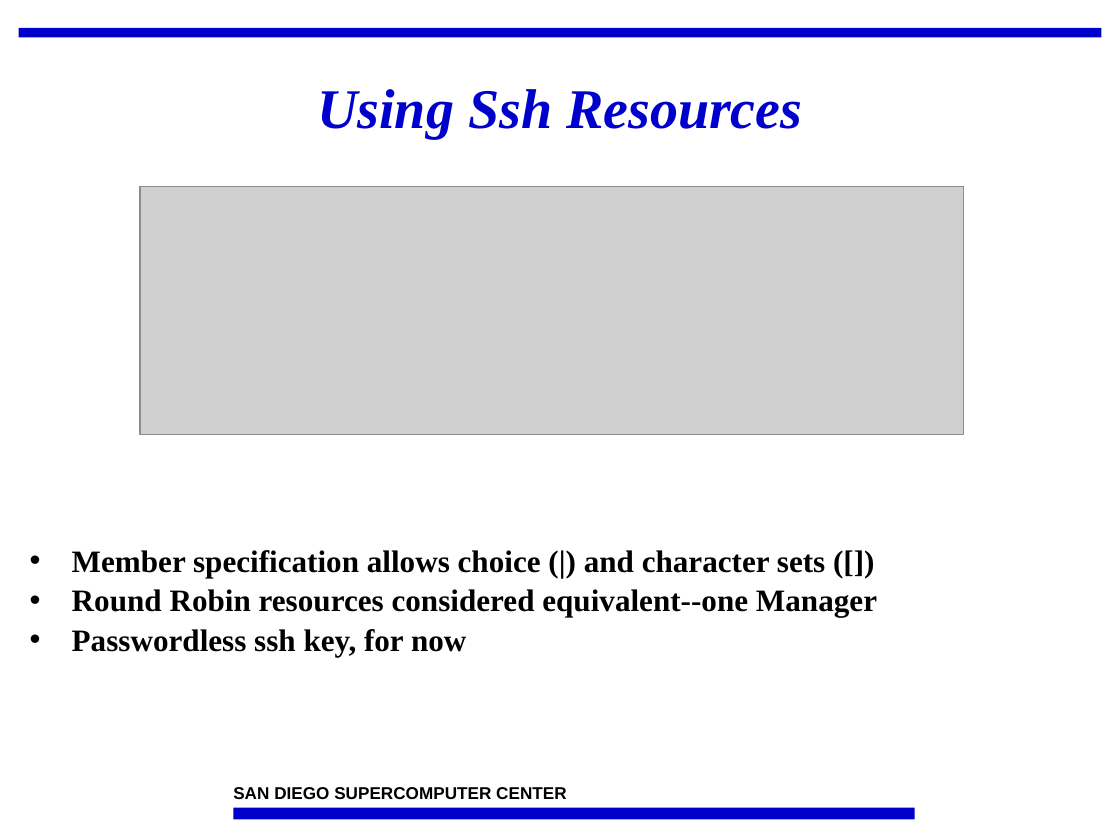
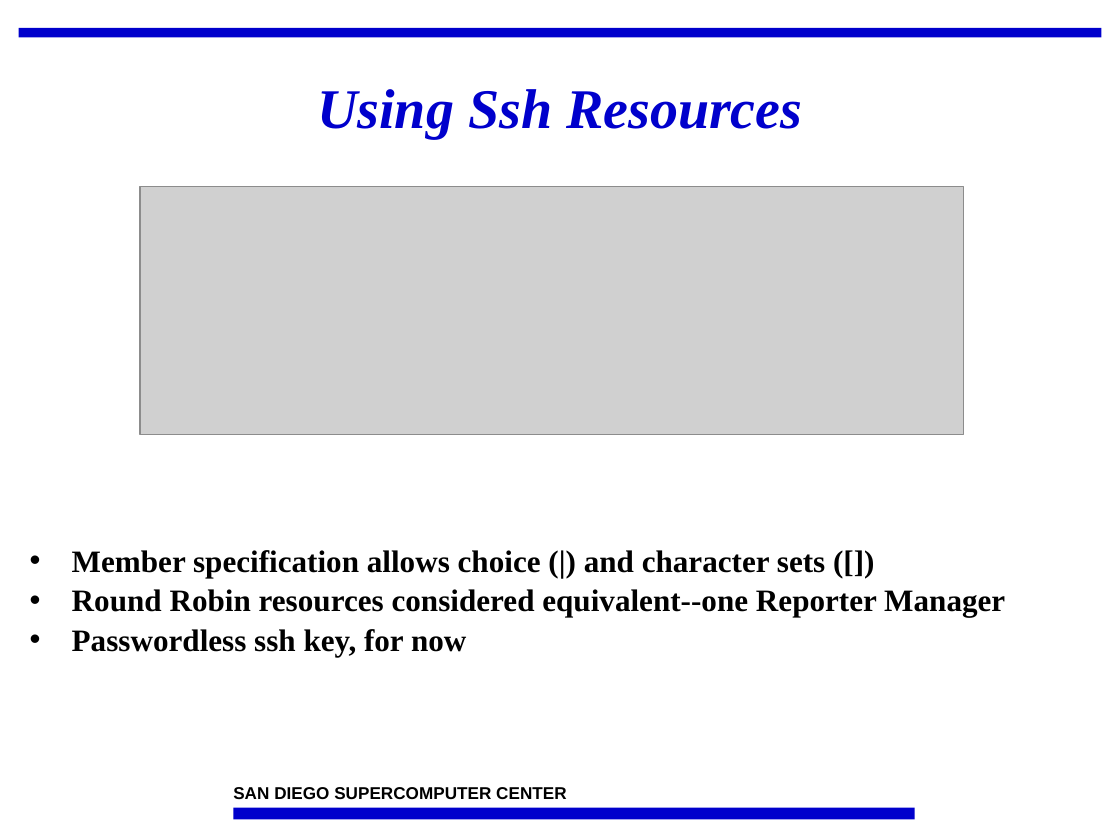
Before and after one commit to IncaProject/inca-xsede, a slide deck: slide 11 of talks/feb-06-workshop/incat.ppt. Drawn at 1120x840 pixels with LibreOffice and Linux fonts; fonts in the diff are those of the drawing; grey boxes stand for pictures; background and template pictures are left out. Boxes give left, top, right and bottom in pixels: in the first picture for what was removed or moved away, otherwise in the second. Text is boxed around its words. In the diff, an @@ line names an element or a change of style, - is before the commit and + after.

```diff
--- a/talks/feb-06-workshop/incat.ppt
+++ b/talks/feb-06-workshop/incat.ppt
@@ text at [72,589,1005,617]: text changed @@
-• Round Robin resources considered equivalent--one Manager
+• Round Robin resources considered equivalent--one Reporter Manager
```
Also in this commit, not shown: 8 other slides changed, 2 other files.
